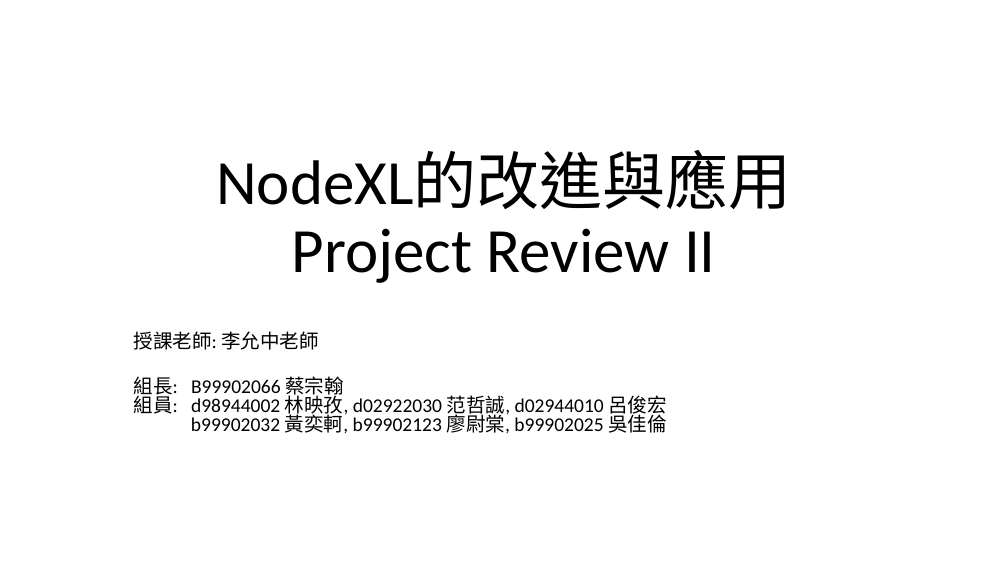
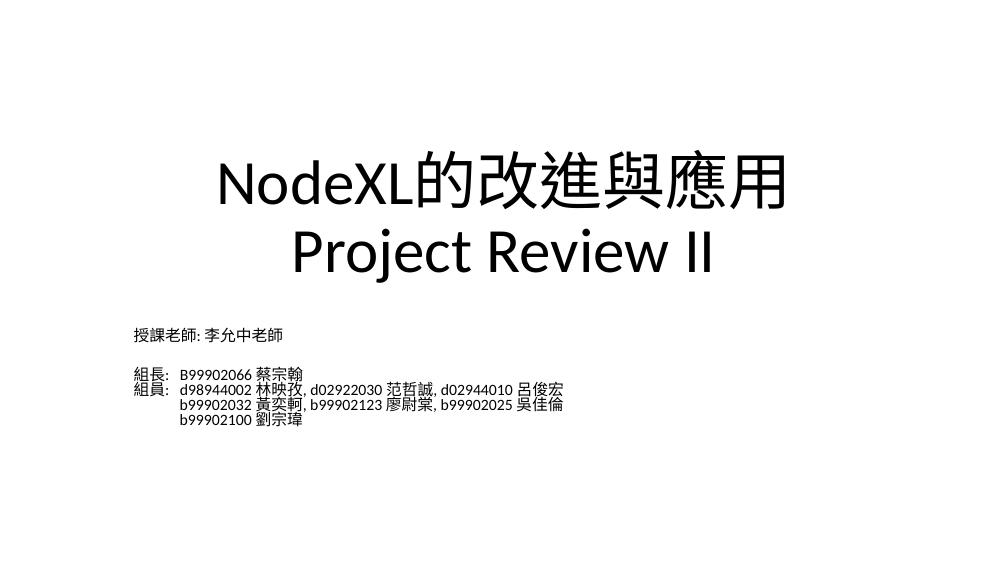
Before and after one commit to 2014-sed-team3/term-project, a slide deck: slide 1 of project/slides/20140310_project_review_progress.pptx. Drawn at 1008x567 pixels with LibreOffice and Linux fonts; fonts in the diff are those of the drawing. Boxes give left, top, right and bottom in pixels: in the first picture for what was removed or moved away, otherwise in the second. Text is boxed around its words. In the diff, an @@ line names an element or a change of style, - is before the commit and + after.

Commit message:
slide updated

```diff
--- a/project/slides/20140310_project_review_progress.pptx
+++ b/project/slides/20140310_project_review_progress.pptx
@@ subtitle at (134,327,564,415): size 18.6 to 15 pt in "授課老師: 李允中老師", "組長: B99902066 蔡宗翰", "組員: d98944002 林映孜, d02922030 范哲誠, d02944010 呂俊宏", "b99902032 黃奕軻, b99902123 廖尉棠, b99902025 吳佳倫" @@
@@ subtitle at (180,409,303,427): paragraph added @@
+b99902100 劉宗瑋
```
